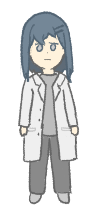
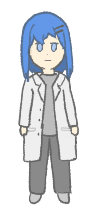
Before/after of a 100×220 layered artwork. What changed in the layer stack:
added layer "선-머리카락" above "선" over 18, 11, 79, 128
renamed "칠하기 레이어 3" to "선", painted on it over 18, 11, 80, 192
added layer "선-얼굴" above "눈" over 20, 11, 64, 64
added layer "눈" above "머리칼" over 20, 11, 64, 64
painted on "칠하기 레이어 7 병합됨" over 18, 11, 79, 128
removed layer "칠하기 레이어 13" over 20, 11, 64, 64
renamed "칠하기 레이어 12" to "살", painted on it over 18, 11, 80, 192
renamed "칠하기 레이어 6" to "바지", painted on it over 19, 128, 80, 192
renamed "칠하기 레이어 5" to "실험복", painted on it over 18, 64, 80, 192
renamed "칠하기 레이어 4" to "티", painted on it over 18, 64, 64, 187
